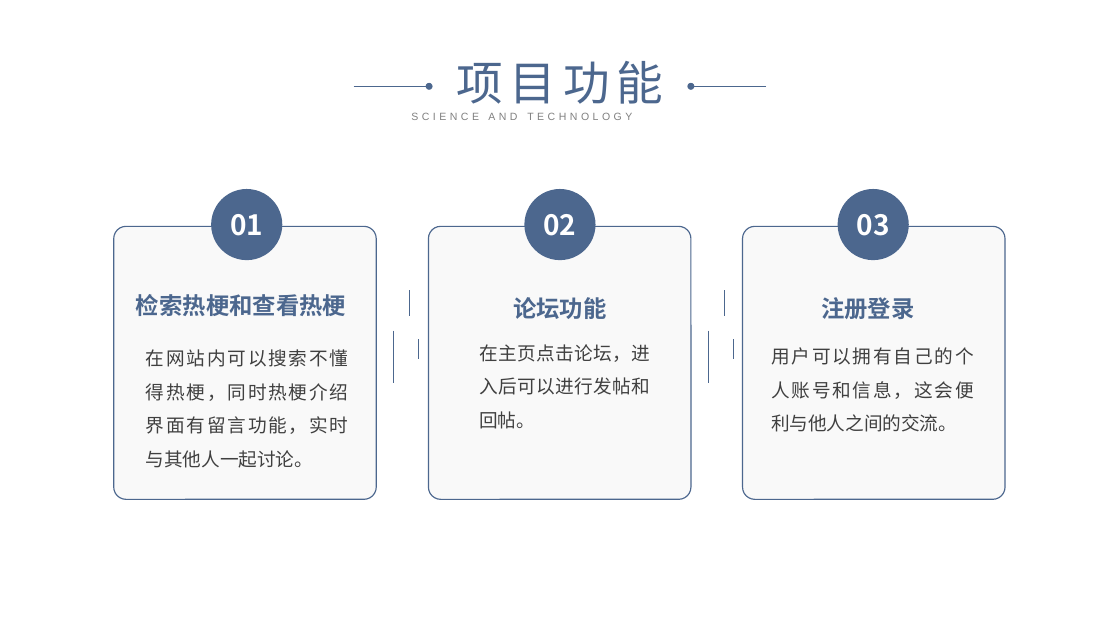
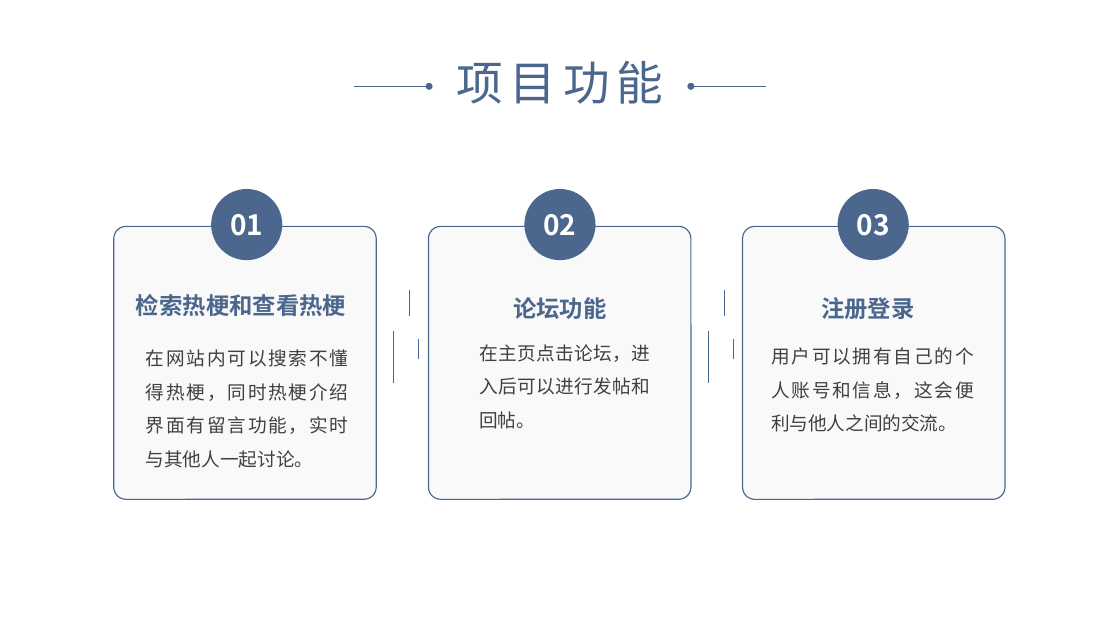
Before and after one commit to myself1528/Course-Design, a slide deck: slide 6 of 1组-高冷man-网络热梗词典.pptx. Drawn at 1120x630 pixels with LibreOffice and Linux fonts; fonts in the diff are those of the drawing. Boxes give left, top, right and bottom in pixels: in the first picture for what was removed or moved away, otherwise in the second. Text is boxed around its words. In the diff, an @@ line names an element or a change of style, - is before the commit and + after.

```diff
--- a/1组-高冷man-网络热梗词典.pptx
+++ b/1组-高冷man-网络热梗词典.pptx
@@ text removed at box(411, 113, 632, 120) @@
-SCIENCE AND TECHNOLOGY
```
Also in this commit, not shown: 4 other slides changed, 13 slides added, 1 other file.
